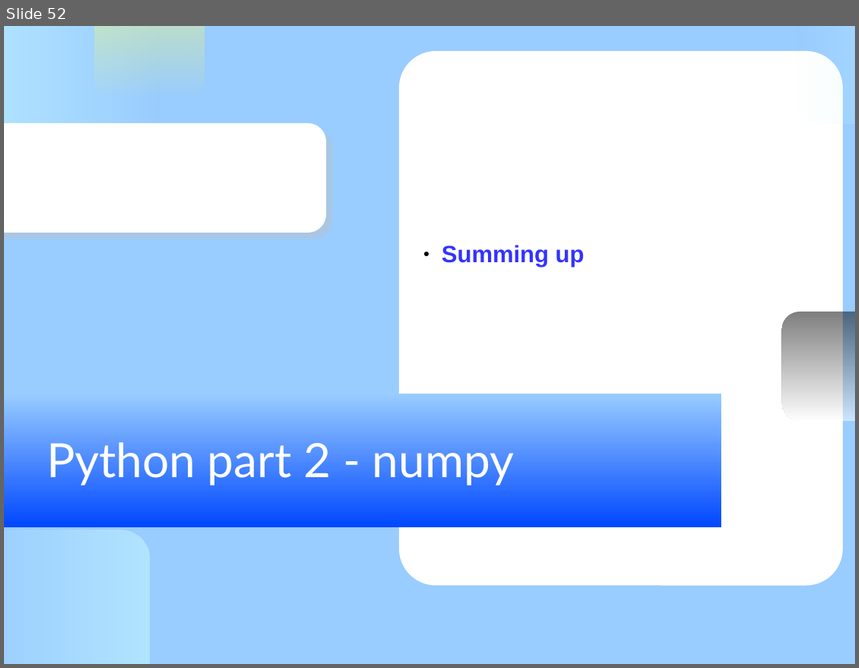
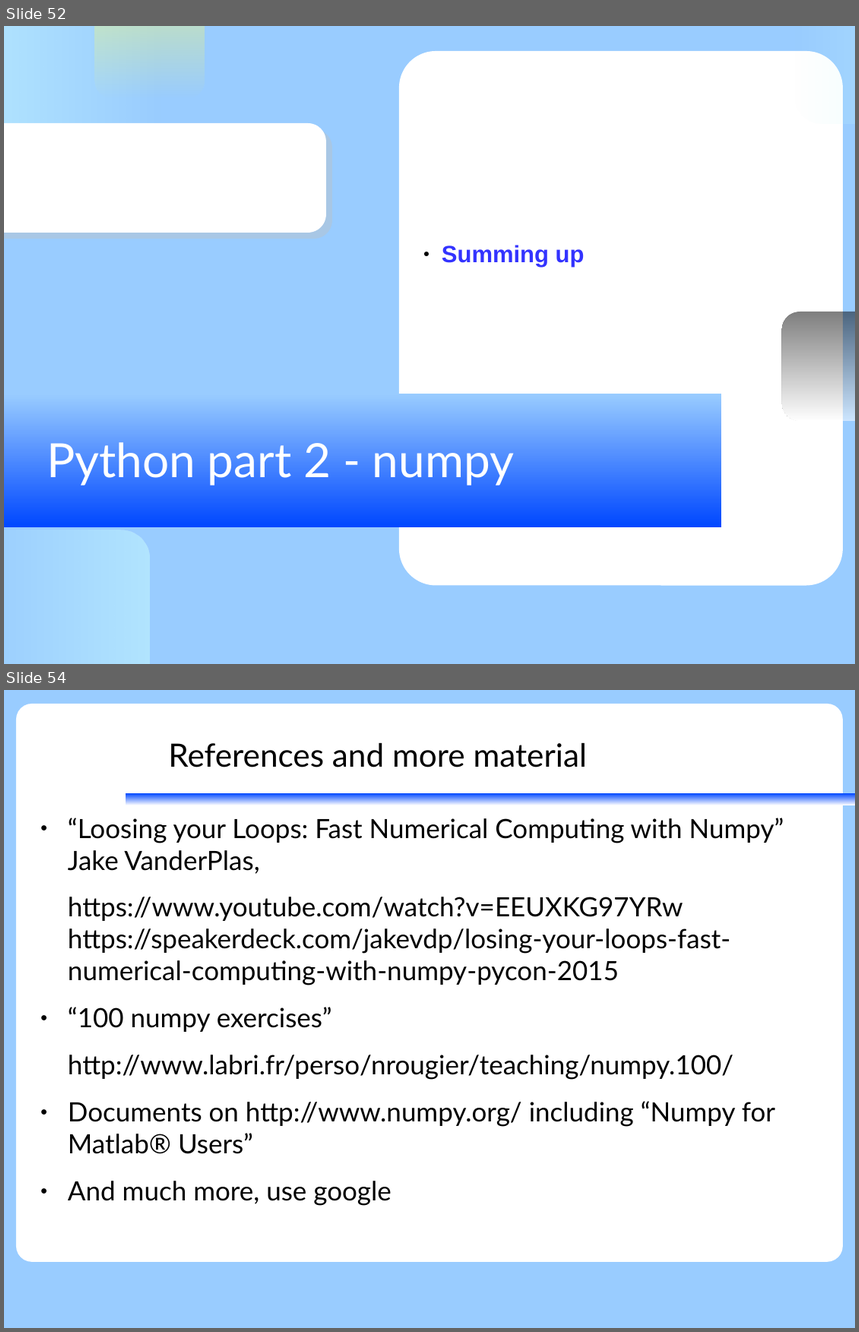
Before and after one commit to KennethNielsen/presentations, a slide deck: python/part2/numpy.odp. Shown one above the other, each under a label of ours: slide 52 before the commit, slides 52 and 54 after it; the slides between them are not shown. The pictures are 859x668 and 859x1332 pixels, drawn with LibreOffice and Linux fonts; fonts in the diff are those of the drawing; background and template pictures are left out. Boxes give left, top, right and bottom in pixels: in the first picture for what was removed or moved away, otherwise in the second. Text is boxed around its words. In the diff, an @@ line names an element or a change of style, - is before the commit and + after.

Commit message:
Completed numpy

```diff
--- a/python/part2/numpy.odp
+++ b/python/part2/numpy.odp
@@ slide 54 added at box(4, 690, 855, 1328), background #99CCFF @@
@@ rounded rectangle added at box(16, 704, 844, 1262), fill #FFFFFF @@
@@ title added at box(168, 742, 588, 768), 30 pt, text #000000 @@
+References and more material
@@ rectangle added at box(126, 793, 855, 806), fill gradient #FFFFFF to #0047FF @@
@@ text added at box(68, 818, 785, 1206), 24.8 pt, text #000000 @@
+● “Loosing your Loops: Fast Numerical Computing with Numpy” Jake VanderPlas,
+https://www.youtube.com/watch?v=EEUXKG97YRw https://speakerdeck.com/jakevdp/losing-your-loops-fast-numerical-computing-with-numpy-pycon-2015
+● “100 numpy exercises”
+http://www.labri.fr/perso/nrougier/teaching/numpy.100/
+● Documents on http://www.numpy.org/ including “Numpy for Matlab® Users”
+● And much more, use google
```
Also in this commit, not shown: 2 slides changed, 1 other slide added, 2 other files.
